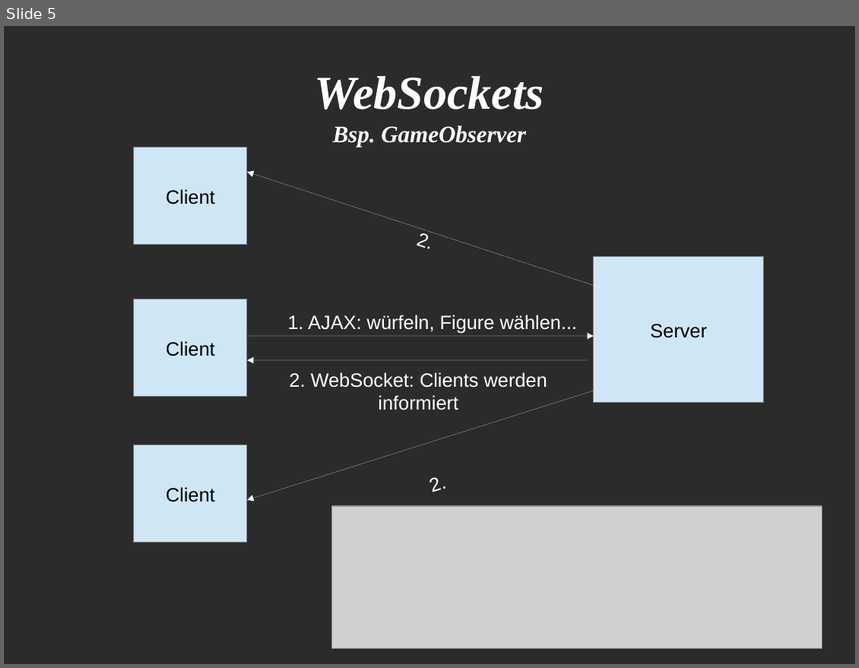
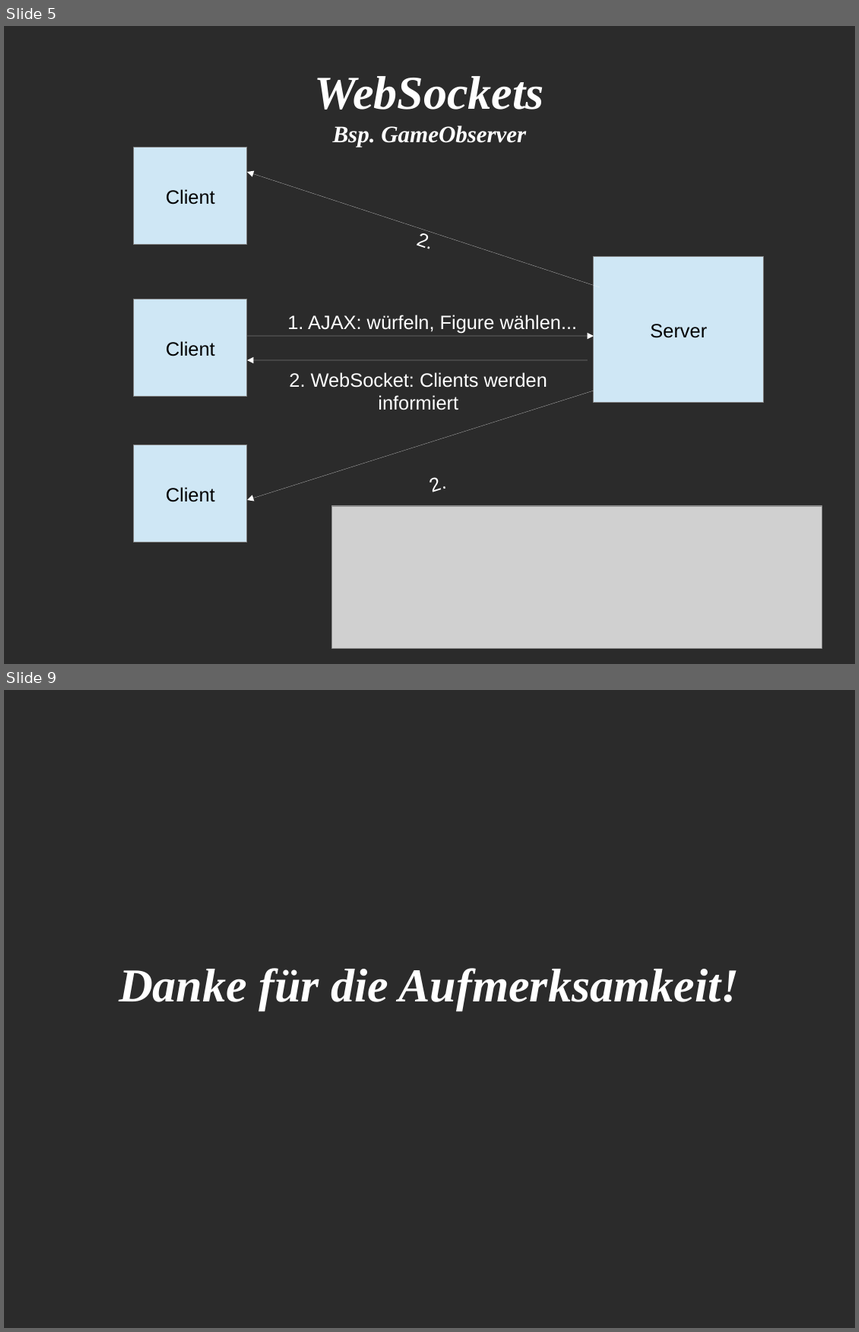
Before and after one commit to CytheY/paju-mensch_wui, a slide deck: webtech.odp. Shown one above the other, each under a label of ours: slide 5 before the commit, slides 5 and 9 after it; the slides between them are not shown. The pictures are 859x668 and 859x1332 pixels, drawn with LibreOffice and Linux fonts; fonts in the diff are those of the drawing; grey boxes stand for pictures; background and template pictures are left out; a plain dark background stands for a picture behind light text. Boxes give left, top, right and bottom in pixels: in the first picture for what was removed or moved away, otherwise in the second. Text is boxed around its words. In the diff, an @@ line names an element or a change of style, - is before the commit and + after.

```diff
--- a/webtech.odp
+++ b/webtech.odp
@@ slide 9 added at (4, 690, 855, 1328), background picture (left out) @@
@@ title added at (119, 968, 739, 1011), 44 pt, text #FFFFFF, bold, italic @@
+Danke für die Aufmerksamkeit!
```
Also in this commit, not shown: 3 slides changed, 3 other slides added, 3 slides removed, 3 other files.
